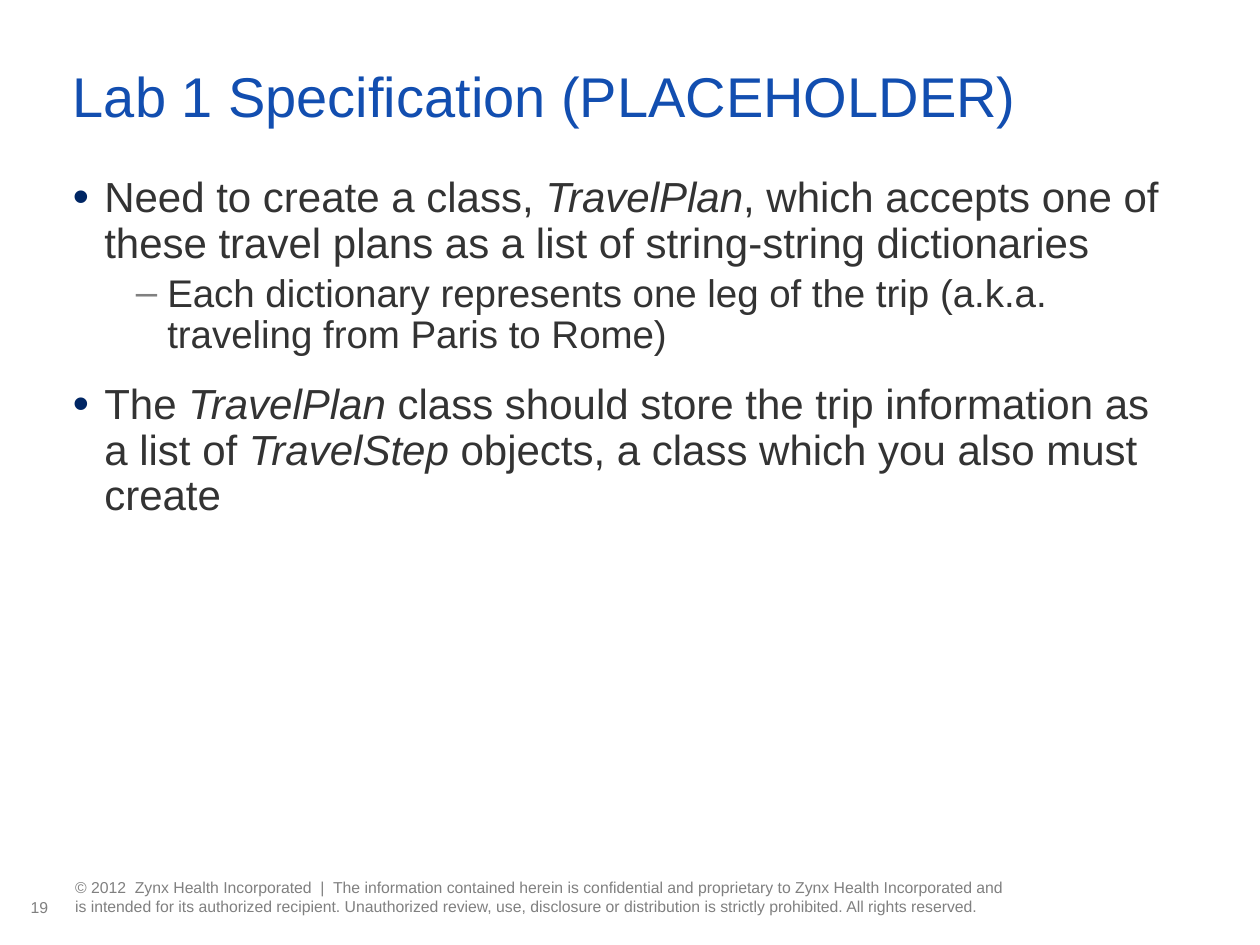
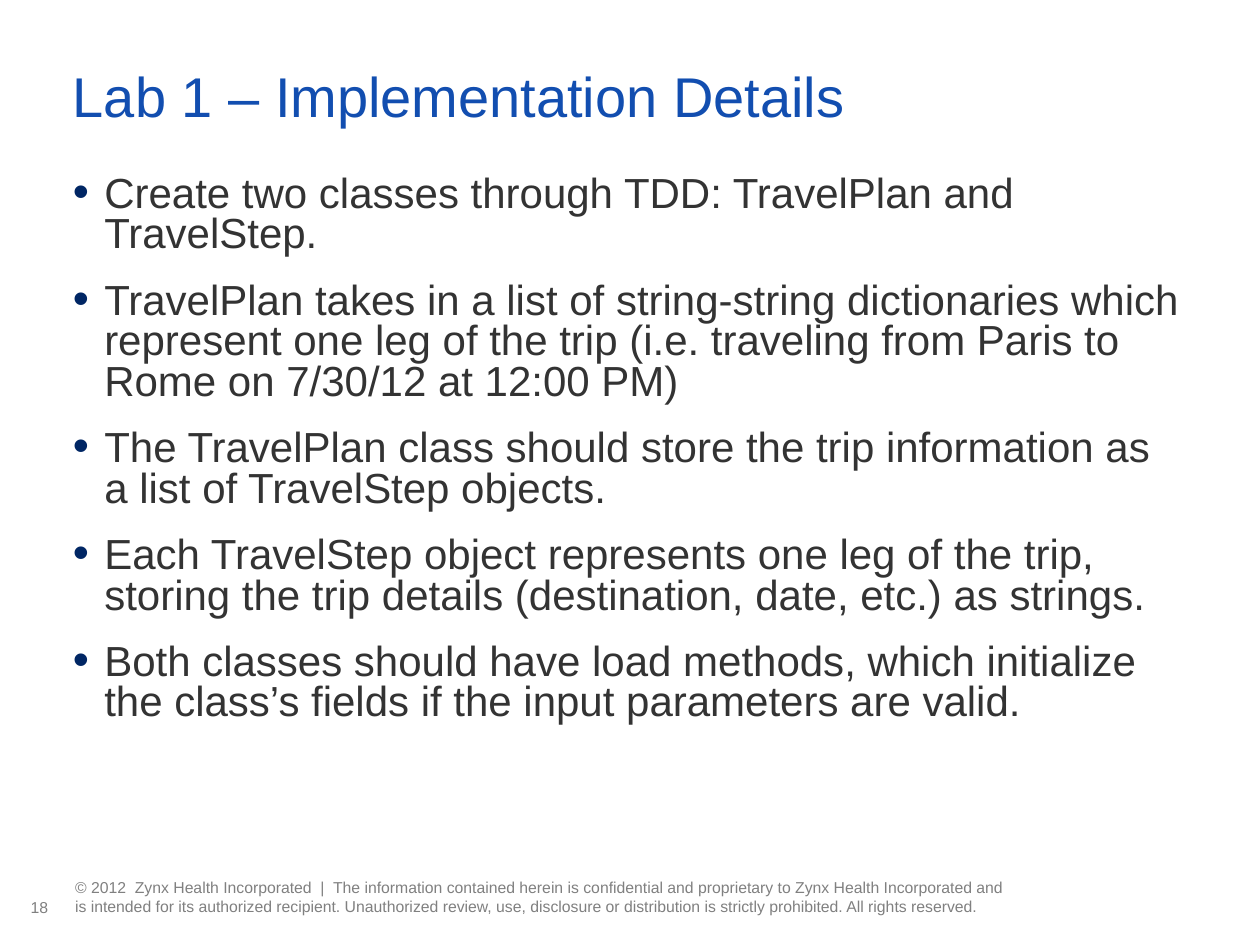
Before and after one commit to tathougies/zynx-se-bootcamp, a slide deck: slide 18 of testing/Testing Presentation.pptx (slide 19 before the commit). Drawn at 1260x945 pixels with LibreOffice and Linux fonts; fonts in the diff are those of the drawing; background and template pictures are left out. Boxes give left, top, right and bottom in pixels: in the first picture for what was removed or moved away, otherwise in the second. Text is boxed around its words. In the diff, an @@ line names an element or a change of style, - is before the commit and + after.

```diff
--- a/testing/Testing Presentation.pptx
+++ b/testing/Testing Presentation.pptx
@@ title at [73, 76, 844, 127]: text changed @@
-Lab 1 Specification (PLACEHOLDER)
+Lab 1 – Implementation Details
@@ text at [104, 177, 1178, 725]: text changed @@
-• Need to create a class, TravelPlan, which accepts one of these travel plans as a list of string-string dictionaries
-  – Each dictionary represents one leg of the trip (a.k.a. traveling from Paris to Rome)
-• The TravelPlan class should store the trip information as a list of TravelStep objects, a class which you also must create
+• Create two classes through TDD: TravelPlan and TravelStep.
+• TravelPlan takes in a list of string-string dictionaries which represent one leg of the trip (i.e. traveling from Paris to Rome on 7/30/12 at 12:00 PM)
+• The TravelPlan class should store the trip information as a list of TravelStep objects.
+• Each TravelStep object represents one leg of the trip, storing the trip details (destination, date, etc.) as strings.
+• Both classes should have load methods, which initialize the class’s fields if the input parameters are valid.
```
Also in this commit, not shown: 1 other slide changed, 4 slides added, 3 slides removed, 13 other files.
